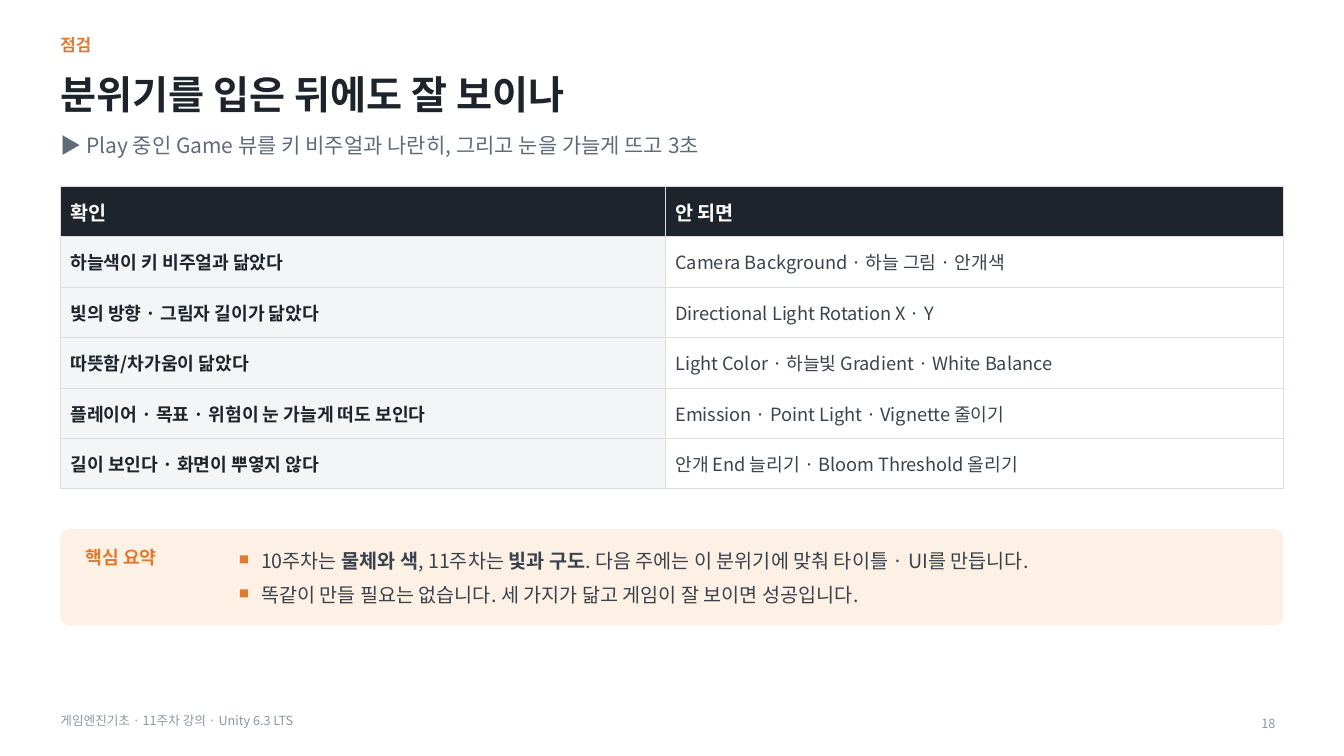
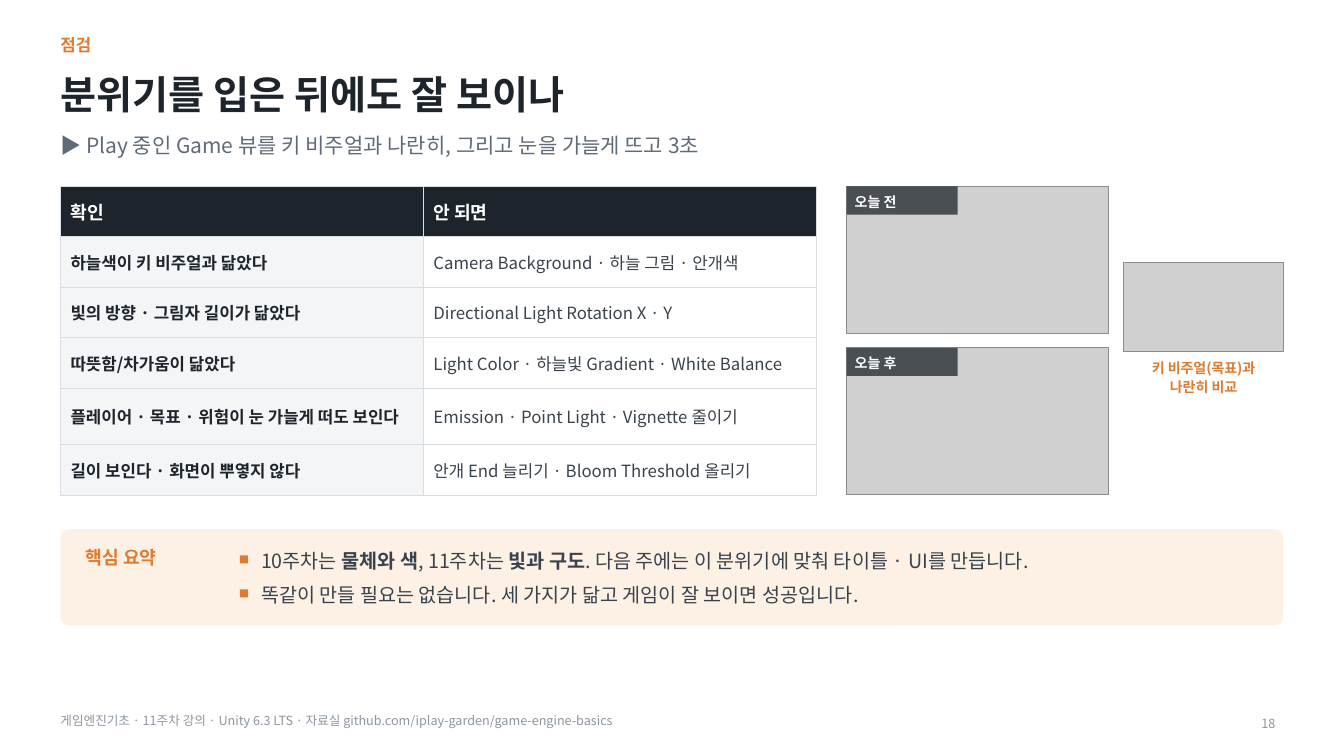
Before and after one commit to iplay-garden/game-engine-basics, a slide deck: slide 18 of 11주차/한국어/게임엔진기초_11주차_오프라인_강의슬라이드.pptx. Drawn at 1344x756 pixels with LibreOffice and Linux fonts; fonts in the diff are those of the drawing; grey boxes stand for pictures. Boxes give left, top, right and bottom in pixels: in the first picture for what was removed or moved away, otherwise in the second. Text is boxed around its words. In the diff, an @@ line names an element or a change of style, - is before the commit and + after.

```diff
--- a/11주차/한국어/게임엔진기초_11주차_오프라인_강의슬라이드.pptx
+++ b/11주차/한국어/게임엔진기초_11주차_오프라인_강의슬라이드.pptx
@@ table at (60, 187, 817, 483) @@
@@ size 14 to 13 pt in "확인", "안 되면" @@
@@ size 13 to 12 pt @@
@@ table: place and size @@
-table at (60, 187, 1284, 477)
+table at (60, 187, 817, 483)
@@ picture added at (847, 187, 1109, 334) @@
@@ rectangle added at (847, 187, 958, 215), fill #1E242B at 75% opacity @@
@@ text added at (855, 195, 897, 208), 10 pt, text #FFFFFF, bold @@
+오늘 전
@@ picture added at (1124, 262, 1284, 352) @@
@@ picture added at (847, 348, 1109, 495) @@
@@ rectangle added at (847, 348, 958, 376), fill #1E242B at 75% opacity @@
@@ text added at (855, 356, 897, 370), 10 pt, text #FFFFFF, bold @@
+오늘 후
@@ text added at (1152, 361, 1256, 394), 10 pt, text #E07A2E, bold @@
+키 비주얼(목표)과
+나란히 비교
@@ text at (60, 714, 612, 728): text changed @@
-게임엔진기초 · 11주차 강의 · Unity 6.3 LTS
+게임엔진기초 · 11주차 강의 · Unity 6.3 LTS · 자료실 github.com/iplay-garden/game-engine-basics
```
Also in this commit, not shown: 18 other slides changed, 14 other files.
